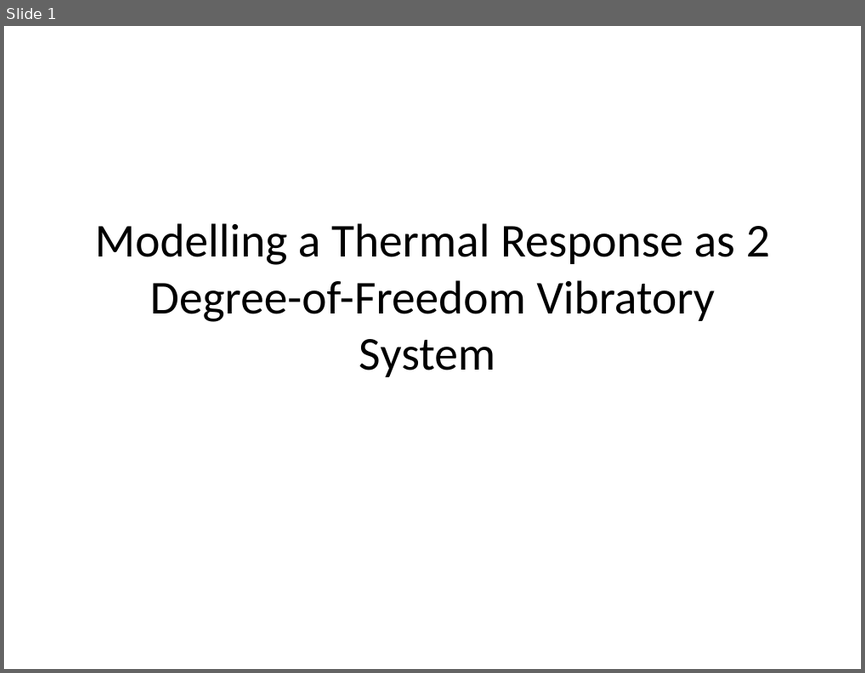
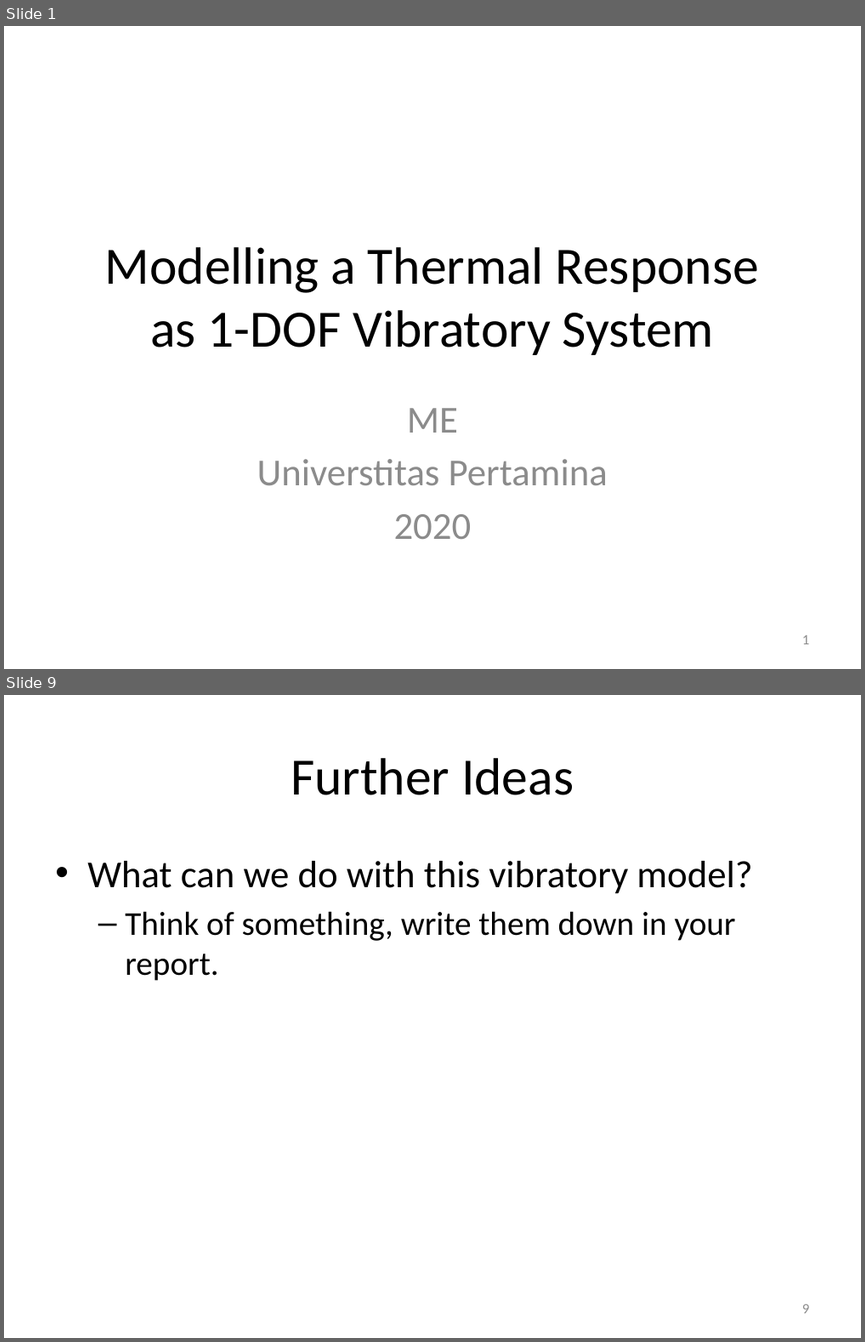
Before and after one commit to auralius/up_temperature_control_device, a slide deck: Activities/Presentations/SOPDT Optimization.pptx. Shown one above the other, each under a label of ours: slide 1 before the commit, slides 1 and 9 after it; the slides between them are not shown. The pictures are 865x673 and 865x1342 pixels, drawn with LibreOffice and Linux fonts; fonts in the diff are those of the drawing. Boxes give left, top, right and bottom in pixels: in the first picture for what was removed or moved away, otherwise in the second. Text is boxed around its words. In the diff, an @@ line names an element or a change of style, - is before the commit and + after.

```diff
--- a/Activities/Presentations/SOPDT Optimization.pptx
+++ b/Activities/Presentations/SOPDT Optimization.pptx
@@ slide 9 added at (x1=4, y1=695, x2=861, y2=1338), background #FFFFFF @@
@@ title added at (x1=290, y1=758, x2=574, y2=795), 44 pt, text #000000 @@
+Further Ideas
@@ text added at (x1=87, y1=861, x2=752, y2=981), 28 pt, text #000000 @@
+• What can we do with this vibratory model?
+  – Think of something, write them down in your report.
@@ page number added at (x1=802, y1=1304, x2=809, y2=1313), 12 pt, text #8C8C8C @@
+9
@@ slide 1 changed as well @@
@@ title at (x1=105, y1=247, x2=759, y2=355): text changed; size 39.6 to 44 pt @@
-Modelling a Thermal Response as 2 Degree-of-Freedom Vibratory System
+Modelling a Thermal Response as 1-DOF Vibratory System
@@ subtitle added at (x1=257, y1=408, x2=608, y2=539), 32 pt, text #8C8C8C @@
+ME
+Universtitas Pertamina
+2020
@@ page number added at (x1=802, y1=635, x2=809, y2=644), 12 pt, text #8C8C8C @@
+1
```
Also in this commit, not shown: 9 other slides added, 5 slides removed.
